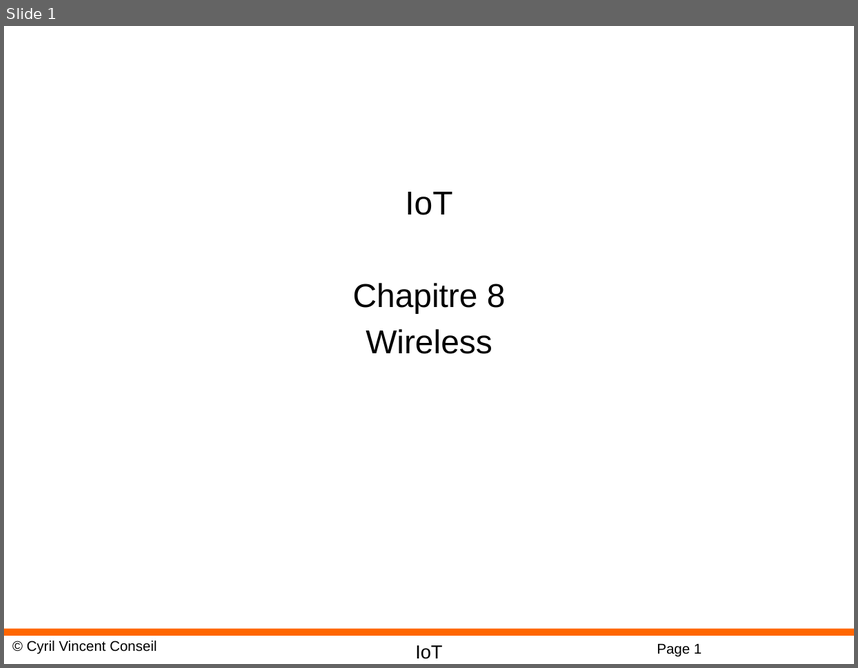
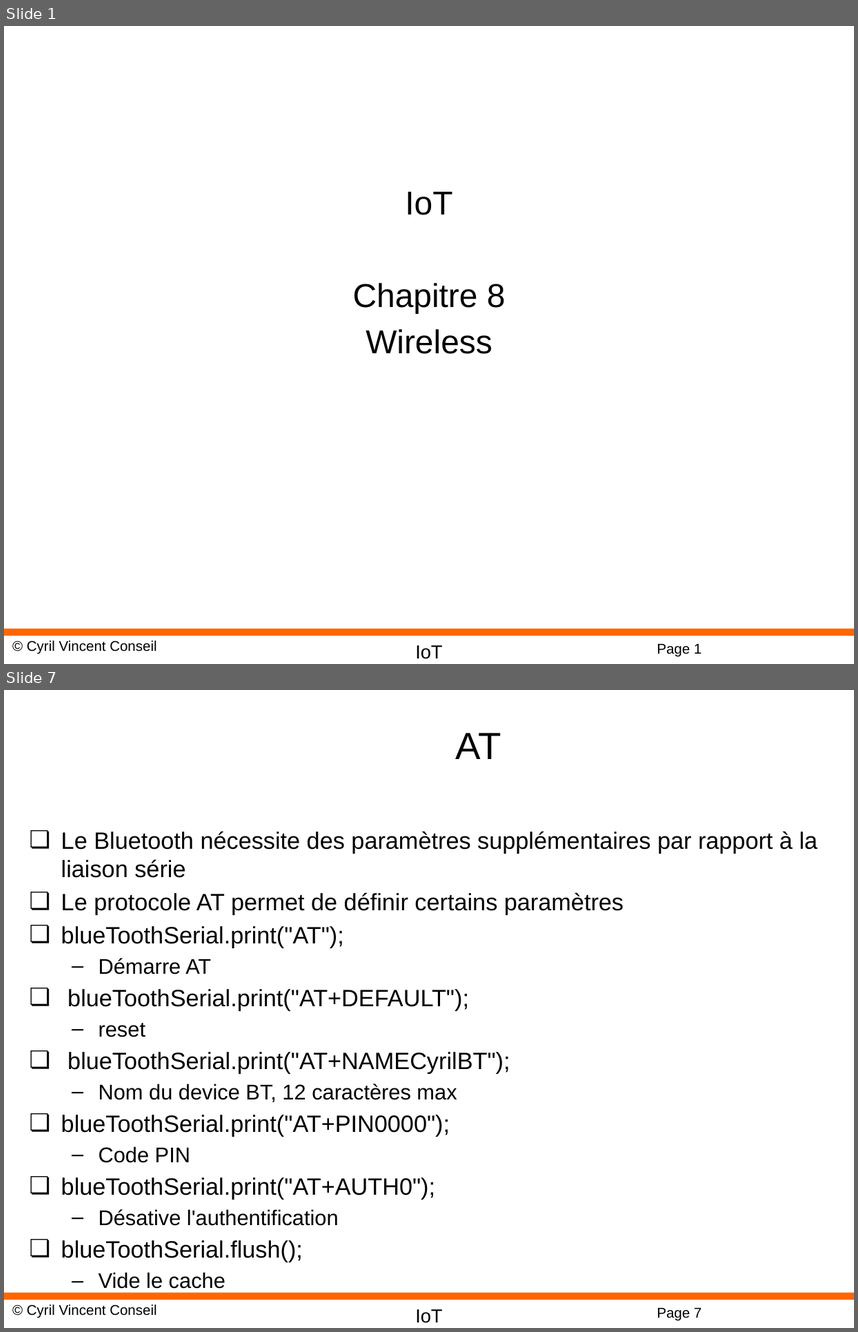
Before and after one commit to cyrilvincent/IoT, a slide deck: ppt/IoT09-Wireless.pptx. Shown one above the other, each under a label of ours: slide 1 before the commit, slides 1 and 7 after it; the slides between them are not shown. The pictures are 858x668 and 858x1332 pixels, drawn with LibreOffice and Linux fonts; fonts in the diff are those of the drawing; background and template pictures are left out. Boxes give left, top, right and bottom in pixels: in the first picture for what was removed or moved away, otherwise in the second. Text is boxed around its words. In the diff, an @@ line names an element or a change of style, - is before the commit and + after.

```diff
--- a/ppt/IoT09-Wireless.pptx
+++ b/ppt/IoT09-Wireless.pptx
@@ slide 7 added at [4,690,854,1328], background #FFFFFF; not listed: 4 template elements that a slide beside it also shows @@
@@ title added at [456,733,501,759], 32 pt, text #000000 @@
+AT
@@ text added at [61,831,818,1288], 20 pt, text #000000 @@
+❏ Le Bluetooth nécessite des paramètres supplémentaires par rapport à la liaison série
+❏ Le protocole AT permet de définir certains paramètres
+❏ blueToothSerial.print("AT");
+  – Démarre AT
+❏ blueToothSerial.print("AT+DEFAULT");
+  – reset
+❏ blueToothSerial.print("AT+NAMECyrilBT");
+  – Nom du device BT, 12 caractères max
+❏ blueToothSerial.print("AT+PIN0000");
+  – Code PIN
+❏ blueToothSerial.print("AT+AUTH0");
+  – Désative l'authentification
+❏ blueToothSerial.flush();
+  – Vide le cache
```
Also in this commit, not shown: 13 other slides added, 1 slide removed, 7 other files.
